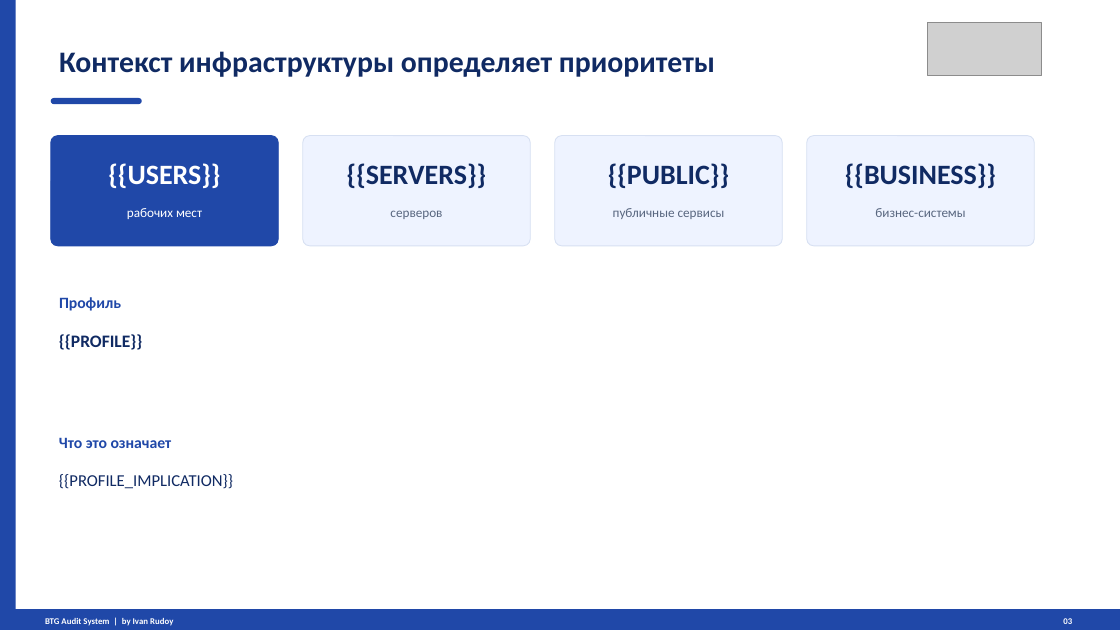
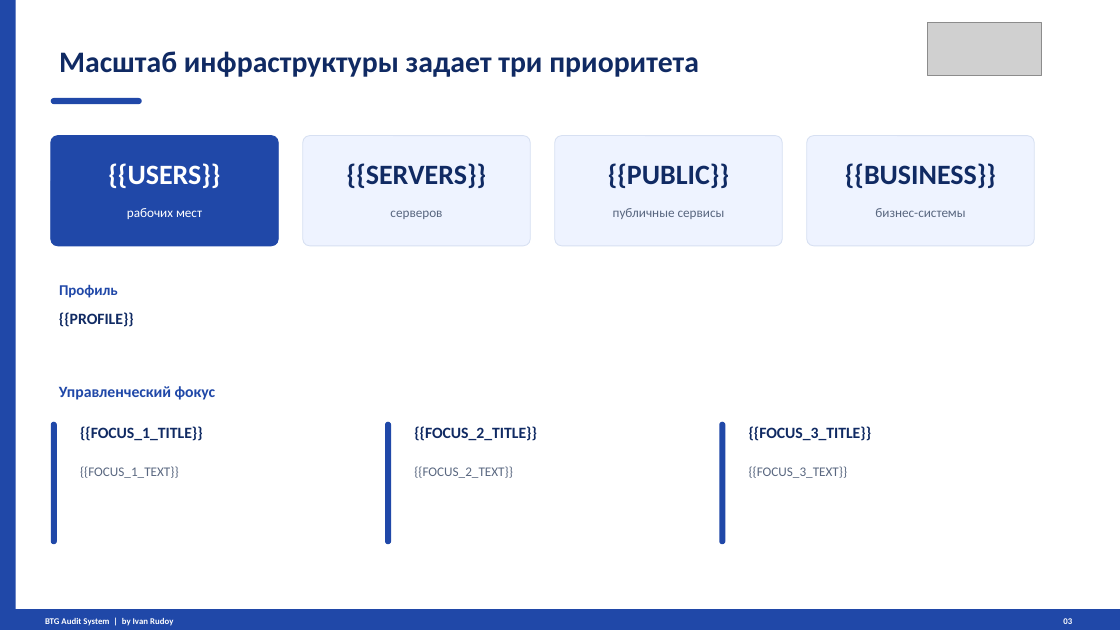
Before and after one commit to irudoy1982/Test, a slide deck: slide 3 of static/audit_presentation_btg.pptx. Drawn at 1120x630 pixels with LibreOffice and Linux fonts; fonts in the diff are those of the drawing; grey boxes stand for pictures. Boxes give left, top, right and bottom in pixels: in the first picture for what was removed or moved away, otherwise in the second. Text is boxed around its words. In the diff, an @@ line names an element or a change of style, - is before the commit and + after.

```diff
--- a/static/audit_presentation_btg.pptx
+++ b/static/audit_presentation_btg.pptx
@@ text at [59, 51, 699, 77]: text changed @@
-Контекст инфраструктуры определяет приоритеты
+Масштаб инфраструктуры задает три приоритета
@@ text "Профиль": place and size @@
-text "Профиль" at [59, 297, 121, 311]
+text "Профиль" at [59, 284, 118, 298]
@@ text "Профиль" at [59, 284, 118, 298]: size 13.5 to 12.8 pt @@
@@ text "{{PROFILE}}": place and size @@
-text "{{PROFILE}}" at [59, 334, 142, 350]
+text "{{PROFILE}}" at [59, 312, 134, 327]
@@ text "{{PROFILE}}" at [59, 312, 134, 327]: size 15 to 13.5 pt @@
@@ text at [59, 386, 216, 400]: text changed @@
-Что это означает
+Управленческий фокус
@@ rounded rectangle added at [50, 422, 56, 544], fill #2048A8 @@
@@ text added at [80, 426, 203, 441], 13.5 pt, text #102A63, bold @@
+{{FOCUS_1_TITLE}}
@@ rounded rectangle added at [385, 422, 391, 544], fill #2048A8 @@
@@ text added at [414, 426, 537, 441], 13.5 pt, text #102A63, bold @@
+{{FOCUS_2_TITLE}}
@@ rounded rectangle added at [719, 422, 725, 544], fill #2048A8 @@
@@ text added at [749, 426, 872, 441], 13.5 pt, text #102A63, bold @@
+{{FOCUS_3_TITLE}}
@@ text removed at [59, 474, 233, 489] @@
-{{PROFILE_IMPLICATION}}
@@ text added at [80, 466, 179, 478], 11.2 pt, text #596780 @@
+{{FOCUS_1_TEXT}}
@@ text added at [414, 466, 513, 478], 11.2 pt, text #596780 @@
+{{FOCUS_2_TEXT}}
@@ text added at [749, 466, 848, 478], 11.2 pt, text #596780 @@
+{{FOCUS_3_TEXT}}
```
Also in this commit, not shown: 2 other slides changed, 1 slide added, 1 slide removed, 7 other files.
